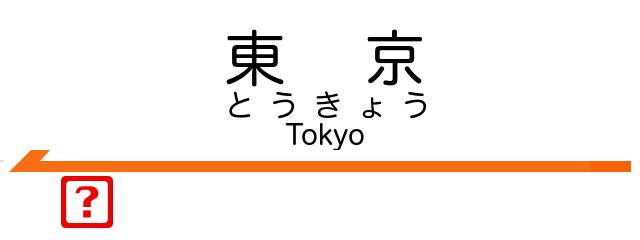
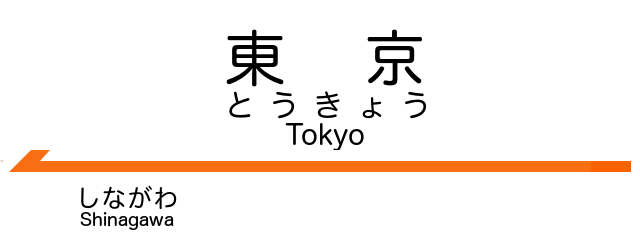
Comparing the layer stacks of the two w=640, h=240 images. Changes:
painted on "次駅" over [61, 176, 177, 230]
